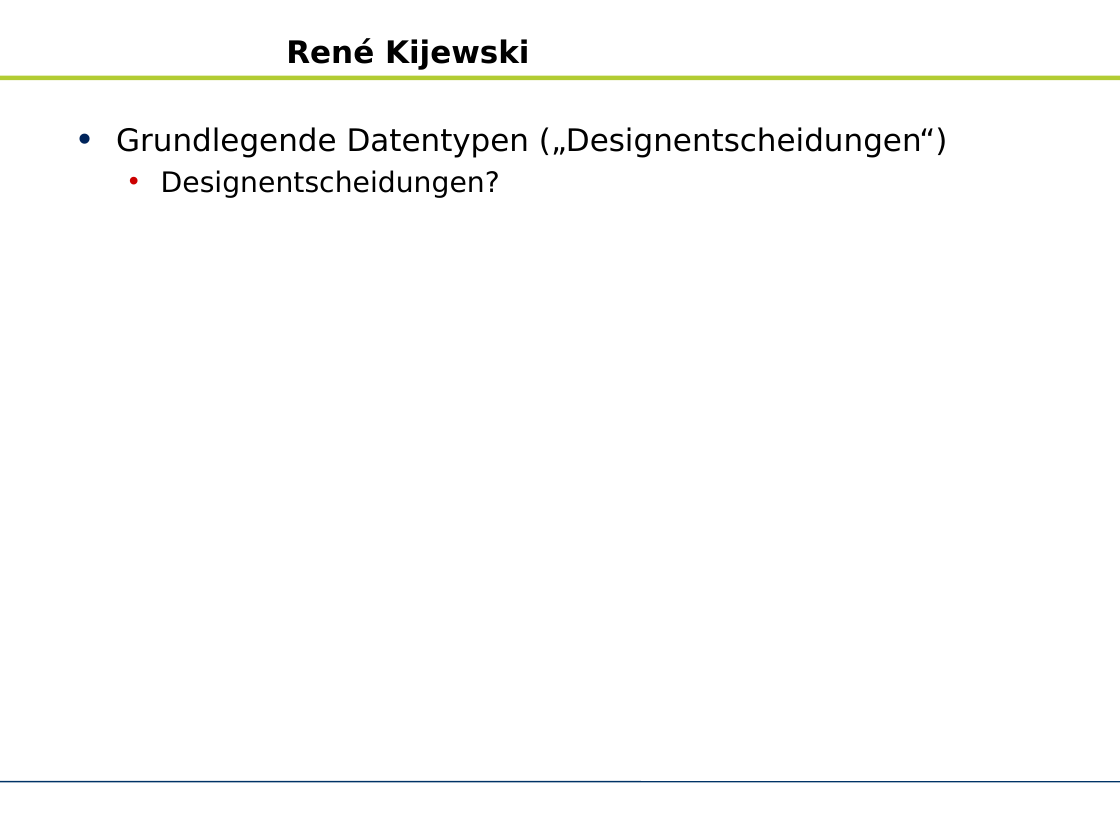
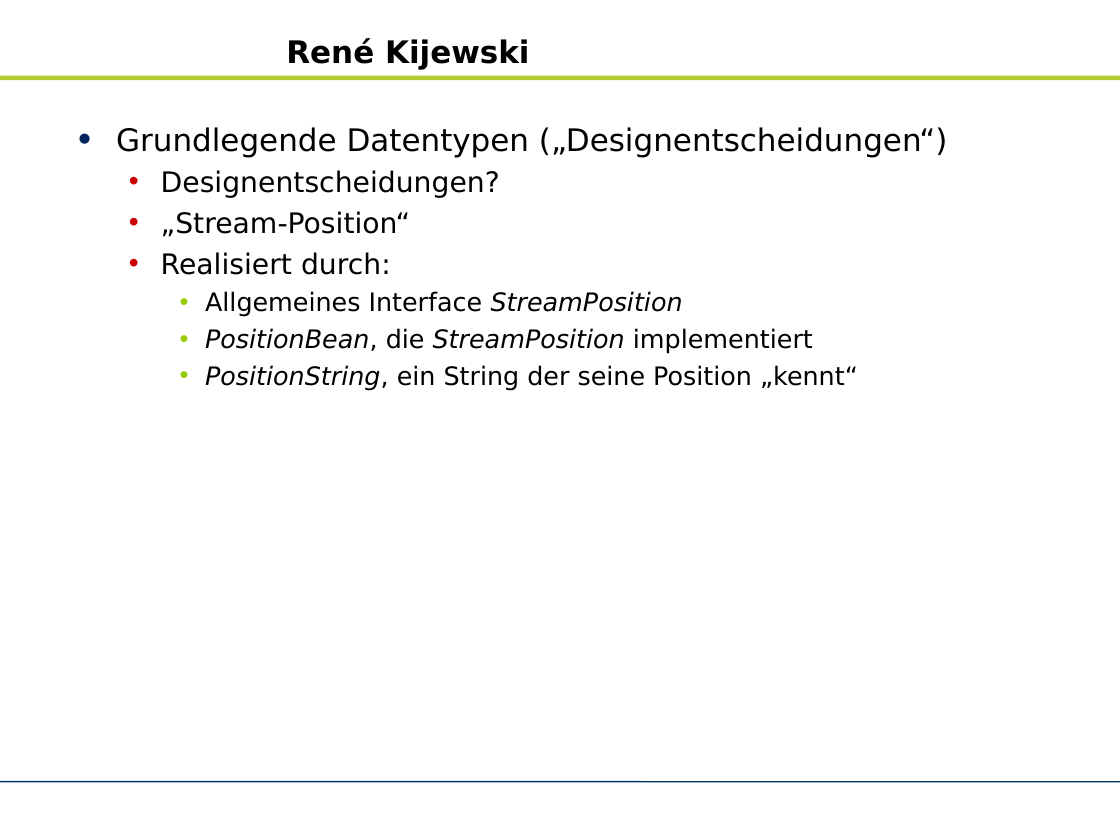
Before and after one commit to zhongxinhua/sose10-swp-uebersetzerbau, a slide deck: slide 10 of trunk/dokumentation/rk-kundenpraesentation.odp (slide 5 before the commit). Drawn at 1120x840 pixels with LibreOffice and Linux fonts; fonts in the diff are those of the drawing; background and template pictures are left out. Boxes give left, top, right and bottom in pixels: in the first picture for what was removed or moved away, otherwise in the second. Text is boxed around its words. In the diff, an @@ line names an element or a change of style, - is before the commit and + after.

```diff
--- a/trunk/dokumentation/rk-kundenpraesentation.odp
+++ b/trunk/dokumentation/rk-kundenpraesentation.odp
@@ text at box(161, 211, 858, 391): paragraphs added @@
+  • „Stream-Position“
+  • Realisiert durch:
+    • Allgemeines Interface StreamPosition
+    • PositionBean, die StreamPosition implementiert
+    • PositionString, ein String der seine Position „kennt“
```
Also in this commit, not shown: 10 other slides changed, 5 slides added, 4 slides removed.
